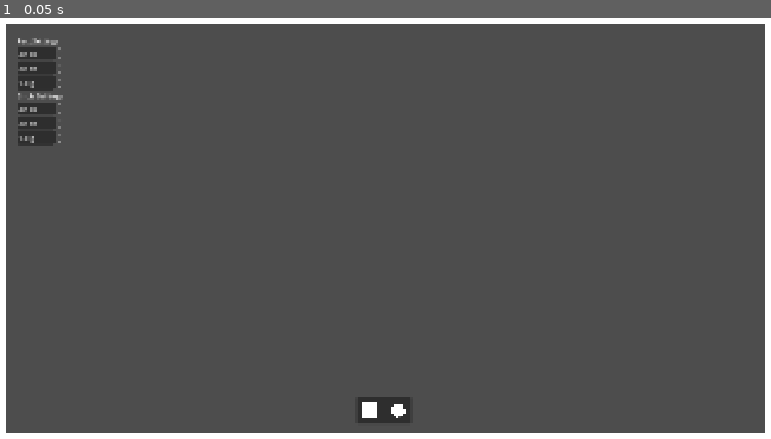
Above: before the commit, frame 1.
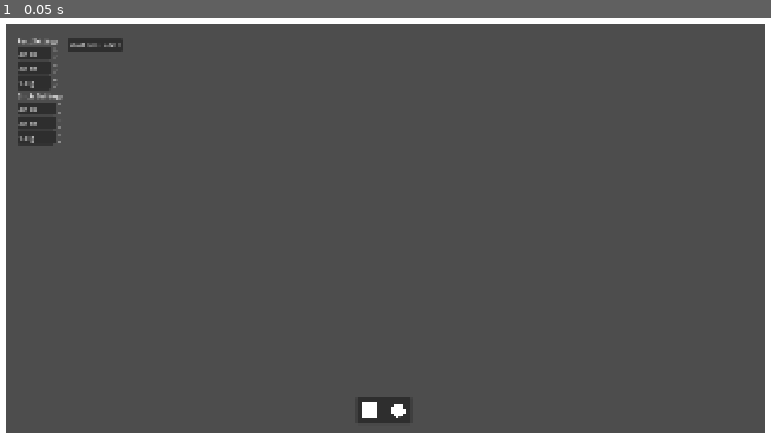
Above: after the commit, the same moment.

Repository: jp-webrealm/Physics-Sim
Game: Godot game, scene res://scenes/main.tscn
Same seed, same stepped clock (60 frames per second), same inputs: the game is played once before the commit and once after it.
Inputs:
- Up to frame 1 (0.05 s): no input

The runs differ from the first frame. In frame 1, 0.3% of the frame differs, in the area x 6-16%, y 4-18%.

Commit message:
end of class push

Diff:
--- a/physics-sim/scenes/main.tscn
+++ b/physics-sim/scenes/main.tscn
@@ -71,6 +71,7 @@
 metadata/_edit_use_anchors_ = true
 
 [node name="ui" type="CanvasLayer" parent="." unique_id=436948416]
+process_mode = 3
 
 [node name="shape drop area" type="Control" parent="ui" unique_id=170997331 node_paths=PackedStringArray("spawn_parent", "settings")]
 layout_mode = 3
@@ -87,6 +88,13 @@
 script = ExtResource("2_h2yge")
 spawn_parent = NodePath("../../spawned shapes")
 settings = NodePath("../rect settings")
+
+[node name="start button" type="Button" parent="ui" unique_id=824286550]
+offset_left = 201.0
+offset_top = 88.0
+offset_right = 332.0
+offset_bottom = 119.0
+text = "start simulation"
 
 [node name="PanelContainer" type="PanelContainer" parent="ui" unique_id=167081990]
 anchors_preset = 7
@@ -110,10 +118,44 @@
 shape_scene = ExtResource("1_ig7tw")
 settings = NodePath("../../../rect settings")
 
-[node name="circle slot" parent="ui/PanelContainer/HBoxContainer" unique_id=514759241 instance=ExtResource("2_tbgi4")]
+[node name="circle slot" parent="ui/PanelContainer/HBoxContainer" unique_id=514759241 node_paths=PackedStringArray("settings") instance=ExtResource("2_tbgi4")]
 layout_mode = 2
 texture = ExtResource("5_o6xl0")
 shape_scene = ExtResource("6_tipki")
+settings = NodePath("../../../circle settings")
+
+[node name="circle settings" type="VBoxContainer" parent="ui" unique_id=642431502]
+offset_left = 79.0
+offset_top = 214.0
+offset_right = 189.0
+offset_bottom = 342.0
+script = ExtResource("5_tefeu")
+
+[node name="Label" type="Label" parent="ui/circle settings" unique_id=428081064]
+layout_mode = 2
+text = "Circle Settings"
+
+[node name="x size spinbox" type="SpinBox" parent="ui/circle settings" unique_id=1385396227]
+layout_mode = 2
+min_value = 1.0
+max_value = 500.0
+value = 20.0
+suffix = "px"
+
+[node name="y size spinbox" type="SpinBox" parent="ui/circle settings" unique_id=801262934]
+layout_mode = 2
+min_value = 1.0
+max_value = 500.0
+value = 20.0
+suffix = "px"
+
+[node name="mass spinbox" type="SpinBox" parent="ui/circle settings" unique_id=2142532908]
+layout_mode = 2
+min_value = 0.1
+max_value = 1000.0
+step = 0.1
+value = 1.0
+suffix = "g"
 
 [node name="rect settings" type="VBoxContainer" parent="ui" unique_id=580927187]
 offset_left = 79.0
@@ -148,35 +190,7 @@
 value = 1.0
 suffix = "g"
 
-[node name="circle settings" type="VBoxContainer" parent="ui/rect settings" unique_id=642431502]
-layout_mode = 2
-script = ExtResource("5_tefeu")
-
-[node name="Label" type="Label" parent="ui/rect settings/circle settings" unique_id=428081064]
-layout_mode = 2
-text = "Circle Settings"
-
-[node name="x size spinbox" type="SpinBox" parent="ui/rect settings/circle settings" unique_id=1385396227]
-layout_mode = 2
-min_value = 1.0
-max_value = 500.0
-value = 20.0
-suffix = "px"
-
-[node name="y size spinbox" type="SpinBox" parent="ui/rect settings/circle settings" unique_id=801262934]
-layout_mode = 2
-min_value = 1.0
-max_value = 500.0
-value = 20.0
-suffix = "px"
-
-[node name="mass spinbox" type="SpinBox" parent="ui/rect settings/circle settings" unique_id=2142532908]
-layout_mode = 2
-min_value = 0.1
-max_value = 1000.0
-step = 0.1
-value = 1.0
-suffix = "g"
-
 [node name="spawned shapes" type="Node2D" parent="." unique_id=1106244222]
 script = ExtResource("3_1bvp3")
+
+[connection signal="button_up" from="ui/start button" to="spawned shapes" method="_on_start_button_button_up"]
--- a/physics-sim/scripts/droparea.gd
+++ b/physics-sim/scripts/droparea.gd
@@ -11,31 +11,48 @@
 func _drop_data(_at_position: Vector2, data: Variant) -> void:
 	var body := (data["scene"] as PackedScene).instantiate() as RigidBody2D
 	body.global_position = spawn_parent.get_global_mouse_position()
-	_apply_settings(body)
+	var panel := settings
+	if data.has("settings") and data["settings"] is SpawnSettings:
+		panel = data["settings"]
+	_apply_settings(body, panel)
 	spawn_parent.add_child(body)
 
 
 ## reads the current values from the settings panel and applies them to the next shape
-func _apply_settings(body: RigidBody2D) -> void:
-	if settings == null:
+func _apply_settings(body: RigidBody2D, panel: SpawnSettings) -> void:
+	if panel == null:
 		return
 
-	var new_size := Vector2(settings.get_size_x(), settings.get_size_y())
-	var new_mass := settings.get_mass()
+	var new_size := Vector2(panel.get_size_x(), panel.get_size_y())
+	var new_mass := panel.get_mass()
 
 	# rigid body requires at least a positive mass
 	body.mass = maxf(new_mass, 0.001)
 
-	# the RectangleShape2D hitbox has to be duplicated before resizing or every square on screen would change too
+	# shapes are shared between instances, so duplicate before resizing
 	var col := body.get_node_or_null("CollisionShape2D") as CollisionShape2D
 	if col and col.shape is RectangleShape2D:
 		var rect := col.shape.duplicate() as RectangleShape2D
 		rect.size = new_size
 		col.shape = rect
 		col.scale = Vector2.ONE
+	elif col and col.shape is CircleShape2D:
+		_apply_circle_size(body, col, new_size)
 
 	# keeps the visual centered on the body like it is in square.tscn
 	var visual := body.get_node_or_null("ColorRect") as ColorRect
 	if visual:
 		visual.position = -new_size / 2.0
 		visual.size = new_size
+
+
+## scales circle svg sprite to the same size as collision box
+func _apply_circle_size(body: RigidBody2D, col: CollisionShape2D, new_size: Vector2) -> void:
+	var circle := col.shape.duplicate() as CircleShape2D
+	var old_diameter := Vector2(circle.radius, circle.radius) * 2.0 * col.scale
+	var sprite := body.get_node_or_null("Sprite2D") as Sprite2D
+	if sprite and old_diameter.x > 0.0 and old_diameter.y > 0.0:
+		sprite.scale *= new_size / old_diameter
+	circle.radius = 1.0
+	col.shape = circle
+	col.scale = new_size / 2.0
--- a/physics-sim/scripts/hotbar_slot.gd
+++ b/physics-sim/scripts/hotbar_slot.gd
@@ -12,7 +12,7 @@
 		return null
 
 	set_drag_preview(_make_preview())
-	return { "scene": shape_scene }
+	return { "scene": shape_scene, "settings": settings }
 
 
 ## builds a preview that reads from settings so it looks like the shape that will be spawned
@@ -21,12 +21,35 @@
 	if settings:
 		preview_size = Vector2(settings.get_size_x(), settings.get_size_y())
 
+	var preview := Control.new()
+	if _spawns_circle():
+		preview = EllipsePreview.new()
+	else:
+		var rect := ColorRect.new()
+		rect.modulate.a = 0.6
+		preview = rect
 
-	var preview := ColorRect.new()
 	preview.size = preview_size
 	preview.position = -preview_size / 2.0
-	preview.modulate.a = 0.6
+	preview.mouse_filter = Control.MOUSE_FILTER_IGNORE
 
 	var wrapper := Control.new()
 	wrapper.add_child(preview)
 	return wrapper
+
+
+func _spawns_circle() -> bool:
+	var body := shape_scene.instantiate()
+	var col := body.get_node_or_null("CollisionShape2D") as CollisionShape2D
+	var is_circle := col != null and col.shape is CircleShape2D
+	body.free()
+	return is_circle
+
+
+class EllipsePreview extends Control:
+	func _draw() -> void:
+		var radius := size / 2.0
+		if radius.x <= 0.0 or radius.y <= 0.0:
+			return
+		draw_set_transform(radius, 0.0, radius)
+		draw_circle(Vector2.ZERO, 1.0, Color(1, 1, 1, 0.6))
--- a/physics-sim/scripts/spawned_shapes.gd
+++ b/physics-sim/scripts/spawned_shapes.gd
@@ -1 +1,8 @@
 extends Node2D
+
+
+func _ready() -> void:
+	get_tree().paused = true
+
+func _on_start_button_button_up() -> void:
+	get_tree().paused = false
Not shown, added: physics-sim/scenes/main.tscn7193949084.tmp
Not shown, added: physics-sim/scenes/main.tscn7197735611.tmp
